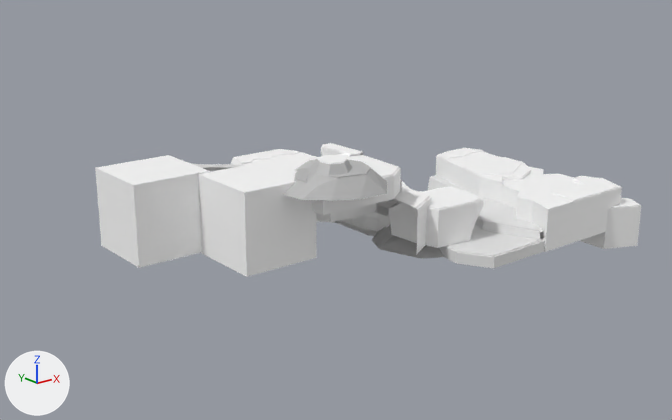
The FBX model Assets/BackGround/Mat_1stageRework/Ground/Sector04.fbx: old version first, new version second.
The view is the same before and after, from a 50 mm lens placed at (-726.0, -326.0, 136.0), pointed at (-484.0, -24.0, 15.0). Arrows for +X, +Y and +Z are at lower left; the lights stay in place. Where no turn or scale is listed for an object, it has been applied to the vertices.
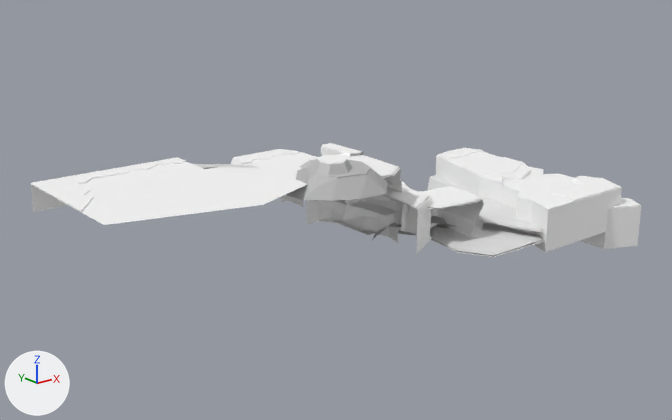
The change, as a list of edits to the scene's bpy script:
```text
Change me_plane_009:
    remove me_plane_009.from_pydata(...)  # 16 vertices, 10 faces; spans x -14.1..31.3, y -62.9..-18.9, z -5.1..-0.1
    add me_plane_009.from_pydata(...)  # 12 vertices, 4 faces; spans x -14.1..31.3, y -62.9..-18.5, z -5.1..-0.1
    me_plane_009 part 2
    5 vertices are removed from x -14.1..31.3, y -62.9..-19.0, z -5.1
    8 faces are deleted
    1 vertex moves from x 16.0, y -18.9, z -5.1 to x 19.5, y -18.5, z -5.1
    1 vertex is added at (13.4, -19.2, -5.1)
    2 new faces join them
Change me_plane_002:
    remove me_plane_002.from_pydata(...)  # 30 vertices, 29 faces; spans x -8.2..40.5, y -61.0..36.1, z -11.1..0.0
    add me_plane_002.from_pydata(...)  # 29 vertices, 28 faces; spans x -8.2..38.5, y -61.0..36.1, z -9.1..0.0
    me_plane_002 part 1: 13 vertices moved from x -2.0..40.5, y -60.8..36.1, z -11.1..0.0 to x -2.0..38.5, y -60.9..36.1, z -9.1..0.0; 2 vertices removed from x -8.2..4.2, y -61.0..-36.1, z -10.5..-10.0; 1 vertex added at x -8.2, y -36.1, z -9.1
Change me_scene_032:
    remove me_scene_032.from_pydata(...)  # 43 vertices, 71 faces; spans x -20.6..25.6, y -20.2..25.0, z -11.1..0.0
    add me_scene_032.from_pydata(...)  # 27 vertices, 36 faces; spans x -15.3..25.6, y -12.9..25.0, z -11.1..0.0
    me_scene_032 part 4
    16 vertices are removed from x -20.6..8.6, y -20.2..7.3, z -11.1..-3.7
    35 faces are deleted
Change me_scene_012:
    remove me_scene_012.from_pydata(...)  # 50 vertices, 52 faces; spans x -20.5..15.0, y -22.7..7.1, z -17.0..0.0
    add me_scene_012.from_pydata(...)  # 38 vertices, 37 faces; spans x -21.6..15.0, y -22.7..7.1, z -17.0..0.0
    me_scene_012 part 5
    17 vertices are removed from x -20.5..5.1, y -22.7..6.6, z -17.0..0.0
    21 faces are deleted
    1 vertex moves from x -19.5, y -2.4, z 0.0 to x -11.5, y 3.7, z 0.0
    5 vertices are added at (-21.6, -15.3, 0.0), (-13.3, 5.5, -17.0), (-13.3, 5.5, -11.6), (-11.4, 6.8, -3.5), (-15.9, -9.0, 0.0)
    6 new faces join them
Change me_scene_065:
    where me_scene_065.from_pydata(...)  # 20 vertices, 17 faces; spans x -17.4..30.8, y -36.0..10.8, z -10.0..0.0
    verts and faces of me_scene_065; kept vertices keep their numbers, new ones are numbered from 20
    me_scene_065 part 3
    add delete_vertices([3, 12, 13])  # with the faces that use them
    add verts[20] = (-17.0, -21.2, 0.0)
    add verts[21] = (-17.0, -21.2, -10.0)  # pixel (302, 206)
    add verts[22] = (9.9, -35.8, 0.0)
    add faces += [(0, 20, 22, 4, 5, 2, 6, 7, 8, 1), (0, 9, 21, 20)]
Remove ob_cube_9:
    ob_cube_9 = bpy.data.objects.new('Cube_9', me_scene_030)
Remove ob_cube_10:
    ob_cube_10 = bpy.data.objects.new('Cube_10', me_scene_030)
Add ob_cube_10_002:
    ob_cube_10_002 = bpy.data.objects.new('Cube_10.002', me_scene_083_1)  # 32 vertices, 20 faces; spans x -46.9..16.8, y -37.0..9.1, z -0.5..0.0; in mat_mat_cardboard1 (white #ffffff)
    ob_cube_10_002.location = (-555.3, 5.9, 39.6)
Add ob_cube_10_001:
    ob_cube_10_001 = bpy.data.objects.new('Cube_10.001', me_scene_026)  # 39 vertices, 34 faces; spans x -46.9..53.4, y -68.9..9.1, z -11.2..0.0; in mat_mat_cardboard1 (white #ffffff)
    ob_cube_10_001.location = (-555.3, 5.9, 39.1)
```

Location of each change, (x1, y1, x2, y2) in pixels of the pictures (672 x 420 px; the box of a moved part takes in the faces that stretch with it):
'Cube_9', deleted
    before: (199, 161, 317, 277)
'Cube_10', deleted
    before: (95, 155, 210, 268)
'Cube_10.001', added
    after: (31, 162, 317, 225)
'Cube_4.001', reshaped (13% narrower, 22% shorter)
    before: (388, 198, 484, 248)
    after: (401, 198, 484, 237)
'Cube_10.002', added
    after: (30, 157, 186, 212)
'Plane.006', reshaped
    before: (439, 240, 545, 268)
    after: (431, 229, 545, 257)
'Cube_8.001', reshaped (14% shorter)
    before: (279, 159, 401, 215)
    after: (279, 159, 401, 207)
'Plane_025.005', reshaped
    before: (372, 224, 444, 259)
    after: (372, 216, 450, 240)
'Plane.003', reshaped
    before: (427, 175, 543, 240)
    after: (427, 175, 543, 232)
part 1 of me_plane_002, moved or reshaped
    before: (475, 222, 540, 240)
    after: (427, 178, 484, 230)
part 2 of me_plane_009, cut back
    before: (439, 241, 545, 268)
part 3 of me_scene_065, cut back
    before: (322, 168, 401, 215)
    after: (281, 168, 400, 207)
part 4 of me_scene_032, deleted
    before: (372, 226, 444, 259)
part 5 of me_scene_012, cut back
    before: (388, 199, 484, 248)
    after: (401, 204, 456, 231)
'Cube_2.002', unchanged, uncovered by the edit
    before: (316, 205, 389, 231)
    after: (307, 200, 400, 243)
